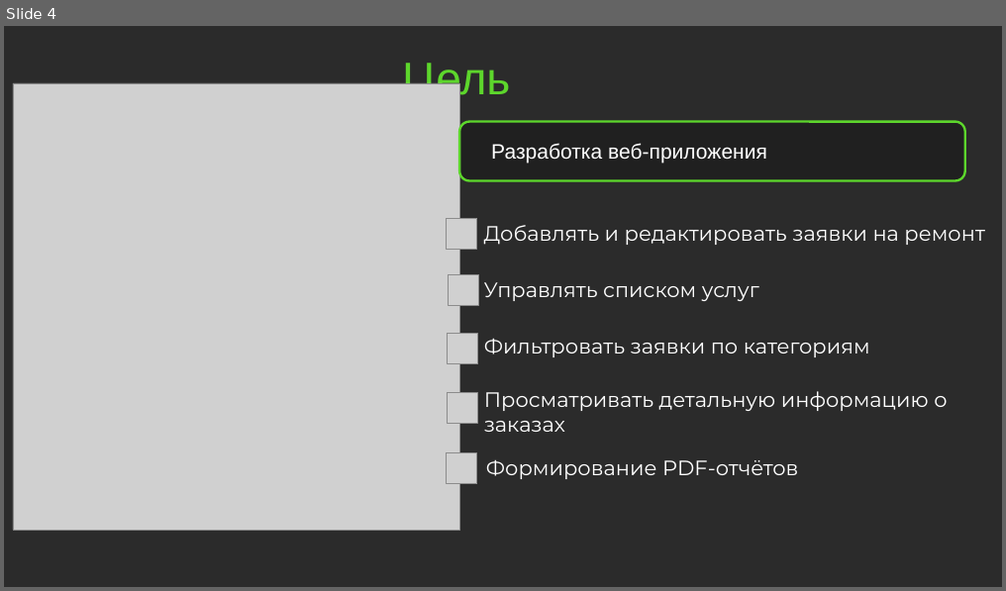
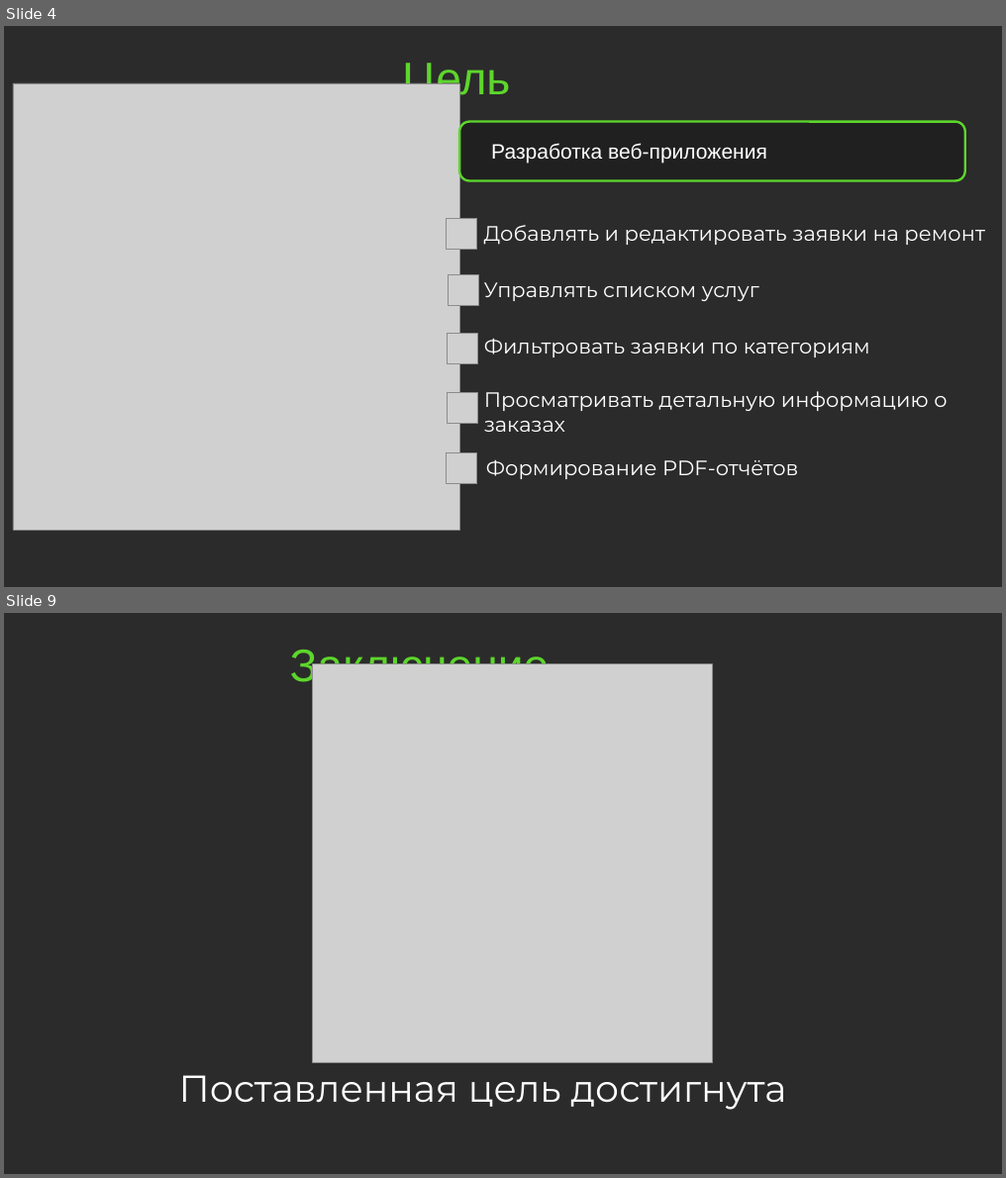
Before and after one commit to amadesya/CourseProject, a slide deck: Документация/Разработка подсистемы СмартФикс.pptx. Shown one above the other, each under a label of ours: slide 4 before the commit, slides 4 and 9 after it; the slides between them are not shown. The pictures are 1006x591 and 1006x1178 pixels, drawn with LibreOffice and Linux fonts; fonts in the diff are those of the drawing; grey boxes stand for pictures; background and template pictures are left out; a plain dark background stands for a picture behind light text. Boxes give left, top, right and bottom in pixels: in the first picture for what was removed or moved away, otherwise in the second. Text is boxed around its words. In the diff, an @@ line names an element or a change of style, - is before the commit and + after.

```diff
--- a/Документация/Разработка подсистемы СмартФикс.pptx
+++ b/Документация/Разработка подсистемы СмартФикс.pptx
@@ slide 9 added at bbox=[4, 613, 1002, 1174], background picture (left out) @@
@@ title added at bbox=[290, 646, 549, 691], 44 pt, text #5DD62C @@
+Заключение
@@ picture added at bbox=[313, 663, 712, 1062] @@
@@ text added at bbox=[179, 1075, 787, 1110], 36 pt, text #FFFFFF @@
+Поставленная цель достигнута
```
Also in this commit, not shown: 1 slide changed, 3 other slides added, 4 slides removed.
